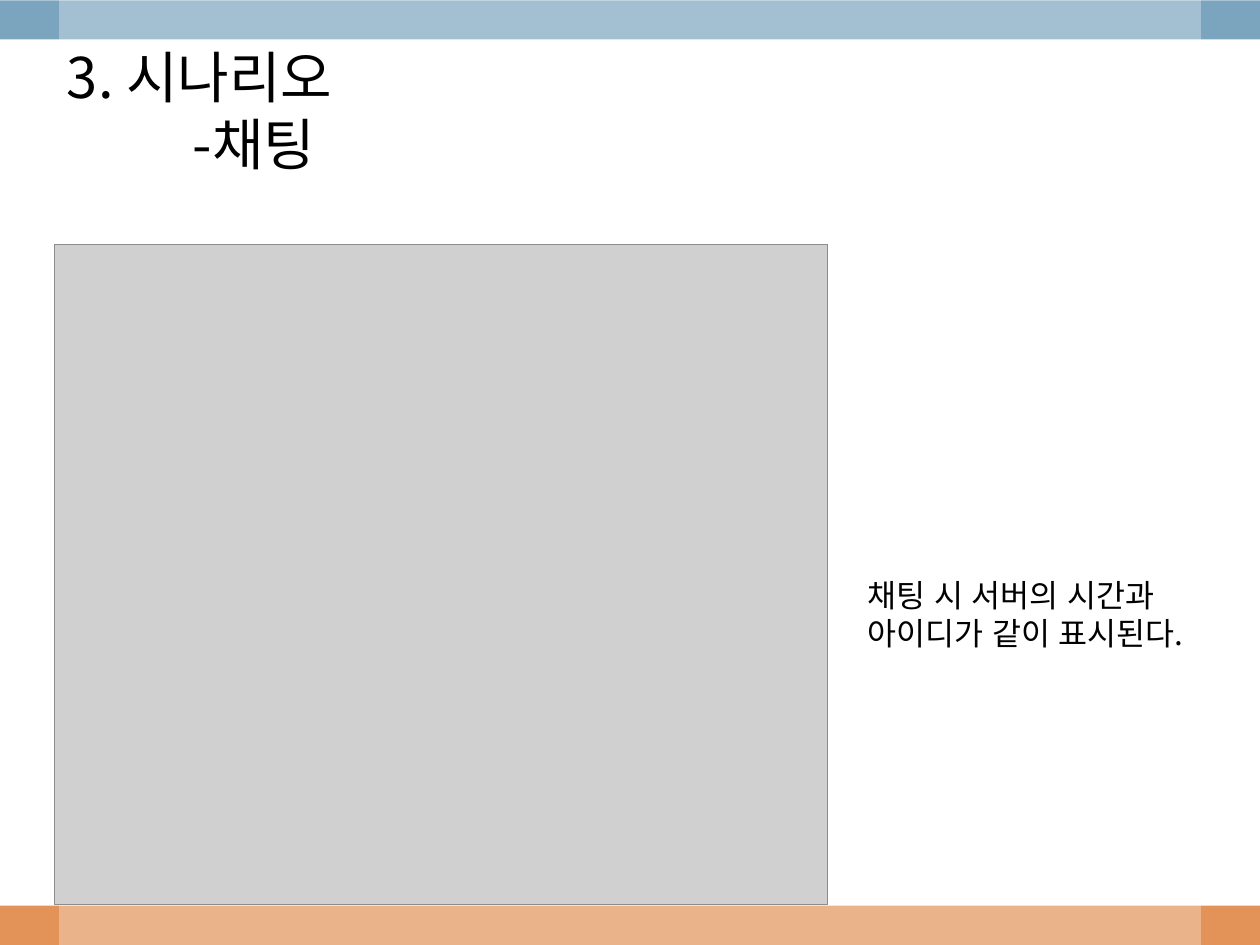
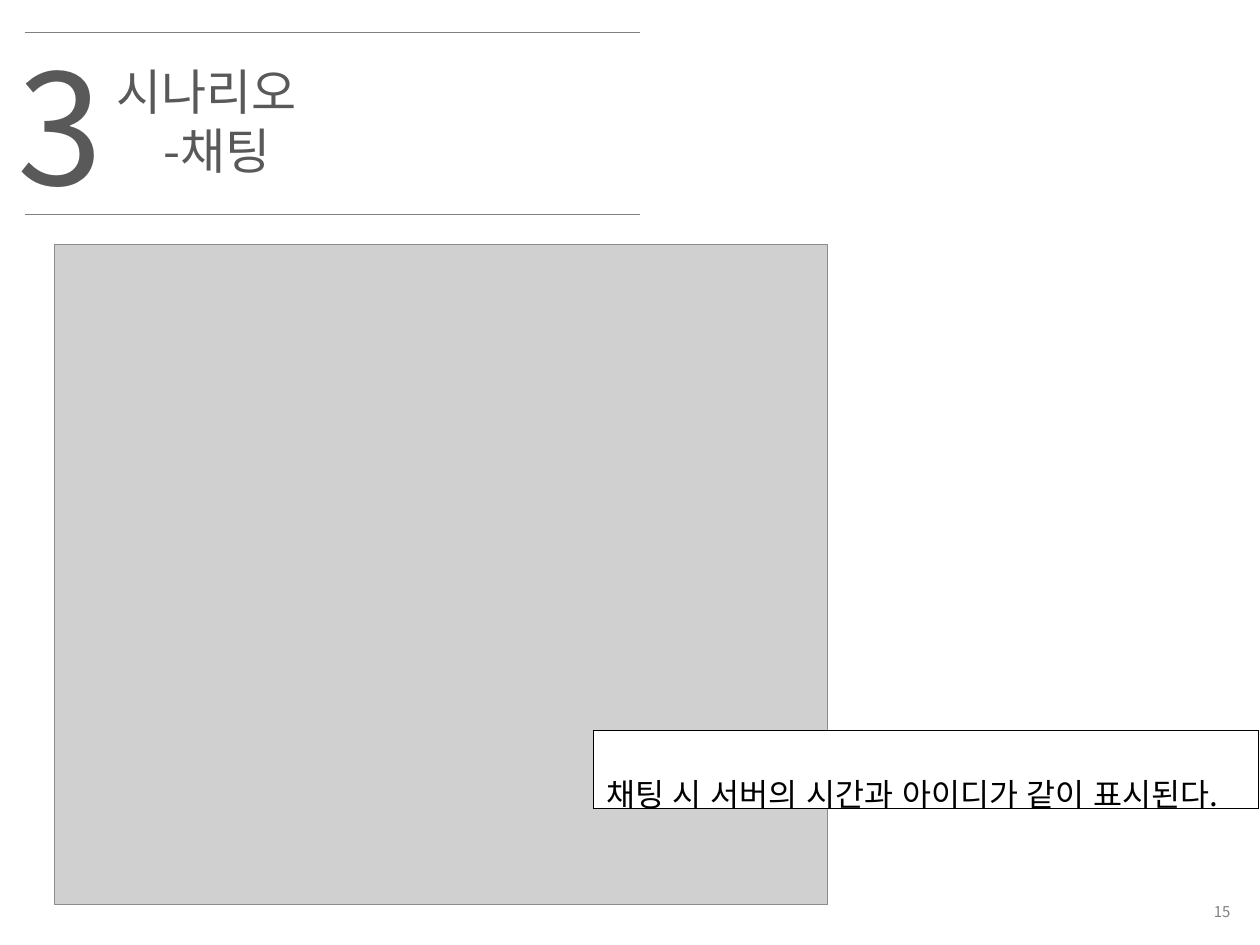
Before and after one commit to imjihun/EglobalStudy, a slide deck: slide 16 of ppt/chatting.pptx. Drawn at 1260x945 pixels with LibreOffice and Linux fonts; fonts in the diff are those of the drawing; grey boxes stand for pictures; background and template pictures are left out. Boxes give left, top, right and bottom in pixels: in the first picture for what was removed or moved away, otherwise in the second. Text is boxed around its words. In the diff, an @@ line names an element or a change of style, - is before the commit and + after.

```diff
--- a/ppt/chatting.pptx
+++ b/ppt/chatting.pptx
@@ rectangle removed at [0,0,1260,39] @@
@@ rectangle removed at [59,0,1201,945] @@
@@ text added at [17,32,102,215], 88 pt, text #595959 @@
+3
@@ line added from (25, 33) to (640, 33), #808080 0.75 pt @@
@@ text "시나리오": place and size @@
-text "시나리오" at [67,51,332,170]
+text "시나리오" at [117,69,297,173]
@@ text at [117,69,297,114]: text changed; size 32 to 28 pt; text colour #000000 to #595959 @@
-3. 시나리오
+시나리오
@@ text at [164,128,271,173]: size 32 to 28 pt, text colour #000000 to #595959 in "-채팅"; indent changed @@
@@ line added from (25, 214) to (640, 214), #808080 0.75 pt @@
@@ rectangle "채팅 시 서버의 시간과 아이디가 ...": place and size @@
-rectangle "채팅 시 서버의 시간과 아이디가 ..." at [867,581,1184,648]
+rectangle "채팅 시 서버의 시간과 아이디가 ..." at [593,731,1259,809]
@@ rectangle "채팅 시 서버의 시간과 아이디가 ..." at [593,731,1259,809]: fill none to #FFFFFF; outline none to #000000 0.75 pt @@
@@ text in rectangle at [606,780,1219,814]: text changed @@
-채팅 시 서버의 시간과
-아이디가 같이 표시된다.
+채팅 시 서버의 시간과 아이디가 같이 표시된다.
@@ rectangle removed at [0,906,1260,945] @@
@@ page number added at [1214,906,1231,917], 8.5 pt, text #808080 @@
+15
```
Also in this commit, not shown: 31 other slides changed, 2 slides added, 1 slide removed, 1 other file.
